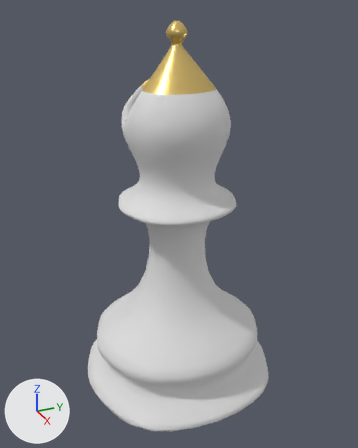
An edit to the glTF model app/src/main/assets/models/sade_b_w.glb, drawn before and after from the same camera.
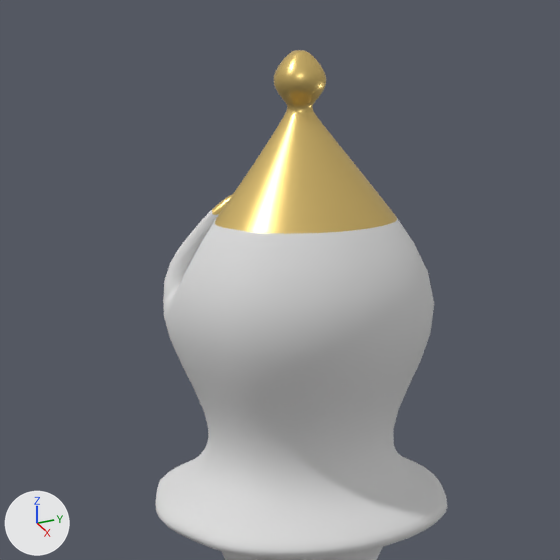
There are two pictures of each version: one whole from a 50 mm lens placed at (1.021, -0.453, 0.944), pointed at (0.008, 0.003, 0.437), one close up on the part from 15% to 79% of the width and 0% to 51% of the height. The lights are fixed; the arrows at lower left show +X, +Y and +Z. The first two pictures are the older version. Vertices at exactly the same position are counted once.

Before the edit, the objects in view are built like this:
```python
me_bishopleft_white_0 = bpy.data.meshes.new('BishopLeft_White_0')
me_bishopleft_white_0.from_pydata(...)  # 3442 vertices, 6880 faces; spans x -0.243..0.243, y -0.25..0.25, z 0.0..0.9
# faces by material slot: [4587, 2293]
me_bishopleft_white_0.materials.append(mat_white)  # light grey #dcdcdc
me_bishopleft_white_0.materials.append(mat_tepe_vurgu)  # yellow #ebcb7c
ob_x = bpy.data.objects.new('x', me_bishopleft_white_0)
ob_x.location = (0.0, 0.0, 0.0)
```
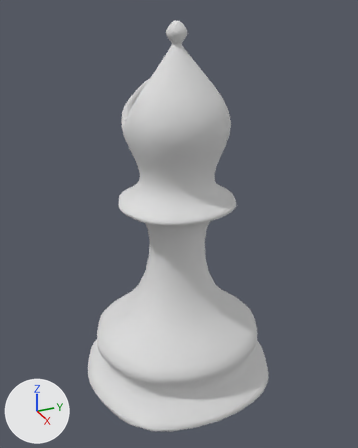
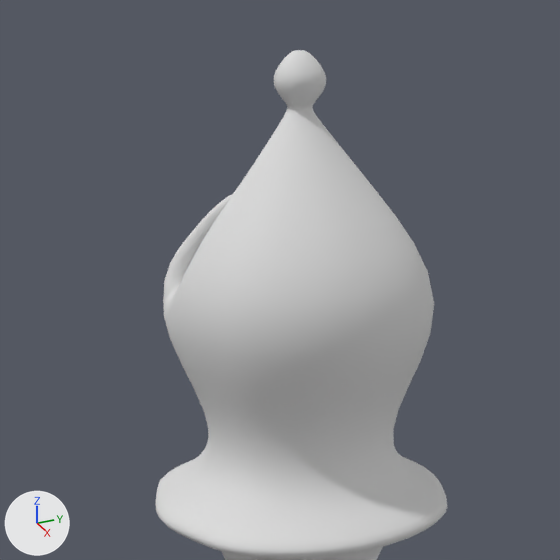
The newer file is also rescaled (x0.156) as a whole; pictures and numbers use the older file's frame.

The edits, one by one:
me_bishopleft_white_0 has 3442 vertices, 6880 faces and spans x -0.243..0.243, y -0.25..0.25, z 0.0..0.9.
me_bishopleft_white_0 is used by ob_x; location (0.0, 0.0, 0.0).
me_bishopleft_white_0 part 1: 2293 faces spanning x -0.076..0.085, y -0.085..0.088, z 0.75..0.9 switch from mat_tepe_vurgu (yellow #ebcb7c) to mat_white (light grey #dcdcdc).

Boxes [x1, y1, x2, y2] around the edits, measured in the close-ups (560 x 560 px):
part 1 of me_bishopleft_white_0, recoloured (yellow to light grey)
    both: [212, 50, 397, 234]
